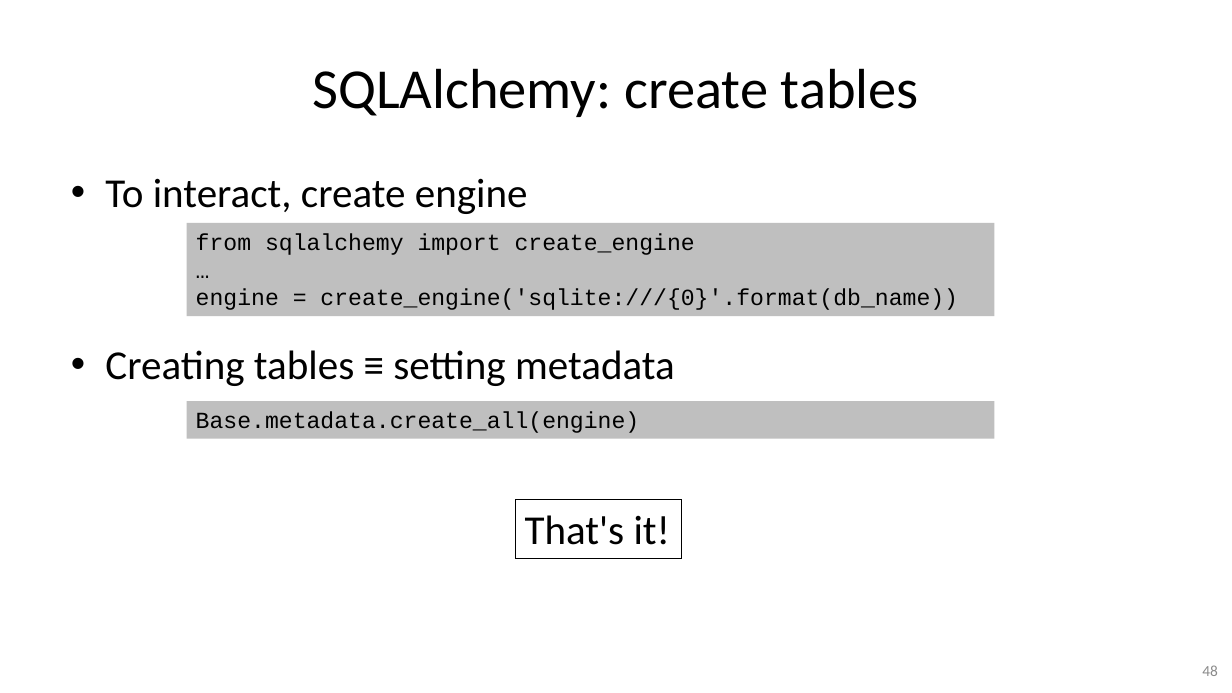
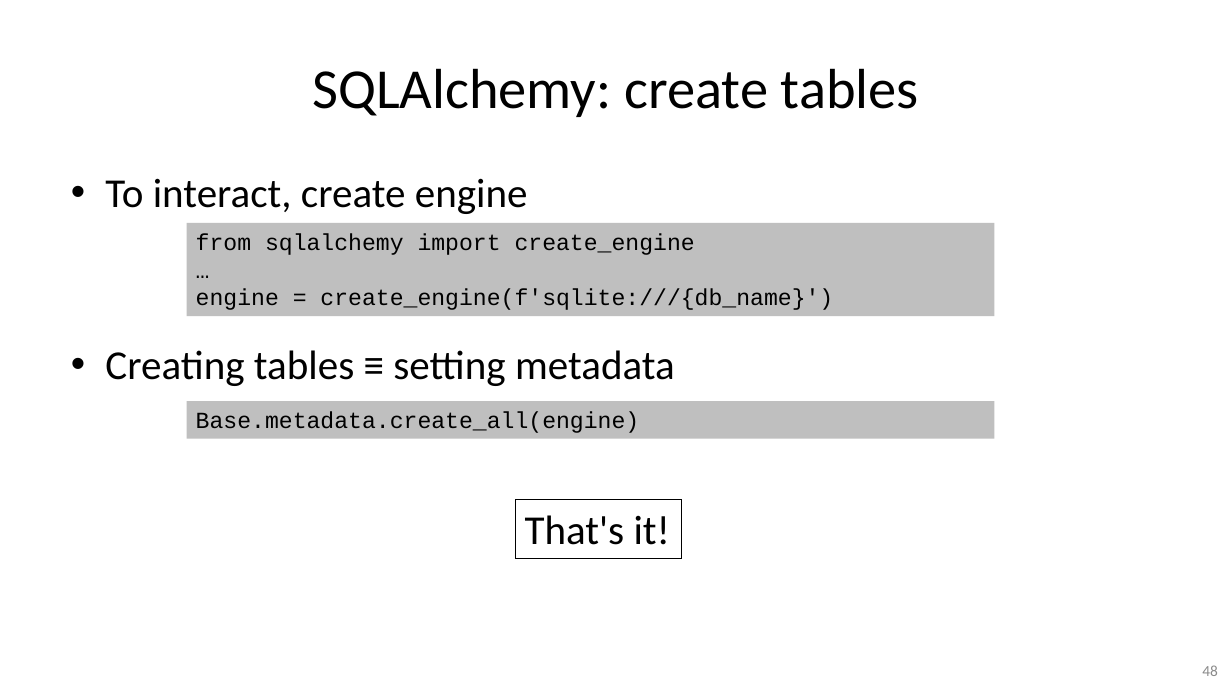
Before and after one commit to gjbex/Python-for-data-science, a slide deck: slide 48 of python_for_data_science.pptx. Drawn at 1232x693 pixels with LibreOffice and Linux fonts; fonts in the diff are those of the drawing. Boxes give left, top, right and bottom in pixels: in the first picture for what was removed or moved away, otherwise in the second. Text is boxed around its words. In the diff, an @@ line names an element or a change of style, - is before the commit and + after.

```diff
--- a/python_for_data_science.pptx
+++ b/python_for_data_science.pptx
@@ text in rectangle at (196,289,833,310): text changed @@
-engine = create_engine('sqlite:///{0}'.format(db_name))
+engine = create_engine(f'sqlite:///{db_name}')
```
Also in this commit, not shown: 1 other slide changed.
